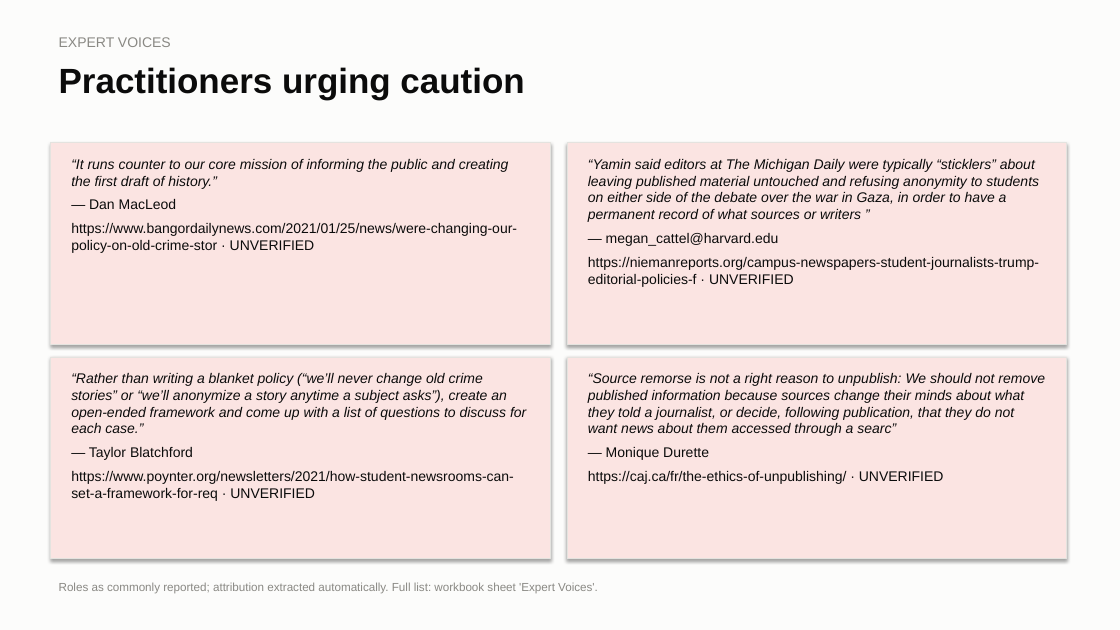
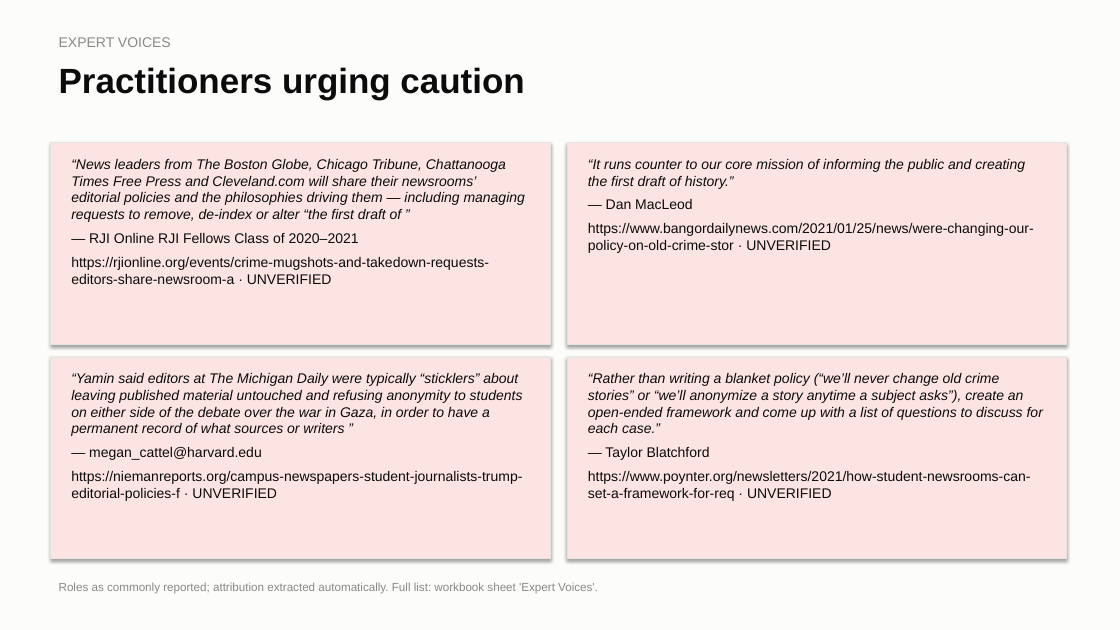
Before and after one commit to kalebhoffer/nsmpa, a slide deck: slide 16 of evidence/2026-10-08/NSMPA_presentation.pptx. Drawn at 1120x630 pixels with LibreOffice and Linux fonts; fonts in the diff are those of the drawing. Boxes give left, top, right and bottom in pixels: in the first picture for what was removed or moved away, otherwise in the second. Text is boxed around its words. In the diff, an @@ line names an element or a change of style, - is before the commit and + after.

```diff
--- a/evidence/2026-10-08/NSMPA_presentation.pptx
+++ b/evidence/2026-10-08/NSMPA_presentation.pptx
@@ text at (71, 159, 525, 284): text changed; italic on @@
-“It runs counter to our core mission of informing the public and creating the first draft of history.”
-— Dan MacLeod
-https://www.bangordailynews.com/2021/01/25/news/were-changing-our-policy-on-old-crime-stor · UNVERIFIED
+“News leaders from The Boston Globe, Chicago Tribune, Chattanooga Times Free Press and Cleveland.com will share their newsrooms’ editorial policies and the philosophies driving them — including managing requests to remove, de-index or alter “the first draft of ”
+— RJI Online RJI Fellows Class of 2020–2021
+https://rjionline.org/events/crime-mugshots-and-takedown-requests-editors-share-newsroom-a · UNVERIFIED
@@ text at (588, 159, 1034, 253): text changed; italic off @@
-“Yamin said editors at The Michigan Daily were typically “sticklers” about leaving published material untouched and refusing anonymity to students on either side of the debate over the war in Gaza, in order to have a permanent record of what sources or writers ”
-— megan_cattel@harvard.edu
-https://niemanreports.org/campus-newspapers-student-journalists-trump-editorial-policies-f · UNVERIFIED
+“It runs counter to our core mission of informing the public and creating the first draft of history.”
+— Dan MacLeod
+https://www.bangordailynews.com/2021/01/25/news/were-changing-our-policy-on-old-crime-stor · UNVERIFIED
@@ text at (71, 373, 523, 501): text changed @@
-“Rather than writing a blanket policy (“we’ll never change old crime stories” or “we’ll anonymize a story anytime a subject asks”), create an open-ended framework and come up with a list of questions to discuss for each case.”
-— Taylor Blatchford
-https://www.poynter.org/newsletters/2021/how-student-newsrooms-can-set-a-framework-for-req · UNVERIFIED
+“Yamin said editors at The Michigan Daily were typically “sticklers” about leaving published material untouched and refusing anonymity to students on either side of the debate over the war in Gaza, in order to have a permanent record of what sources or writers ”
+— megan_cattel@harvard.edu
+https://niemanreports.org/campus-newspapers-student-journalists-trump-editorial-policies-f · UNVERIFIED
@@ text at (588, 373, 1043, 501): text changed @@
-“Source remorse is not a right reason to unpublish: We should not remove published information because sources change their minds about what they told a journalist, or decide, following publication, that they do not want news about them accessed through a searc”
-— Monique Durette
-https://caj.ca/fr/the-ethics-of-unpublishing/ · UNVERIFIED
+“Rather than writing a blanket policy (“we’ll never change old crime stories” or “we’ll anonymize a story anytime a subject asks”), create an open-ended framework and come up with a list of questions to discuss for each case.”
+— Taylor Blatchford
+https://www.poynter.org/newsletters/2021/how-student-newsrooms-can-set-a-framework-for-req · UNVERIFIED
```
Also in this commit, not shown: 5 other slides changed, 5 other files.
